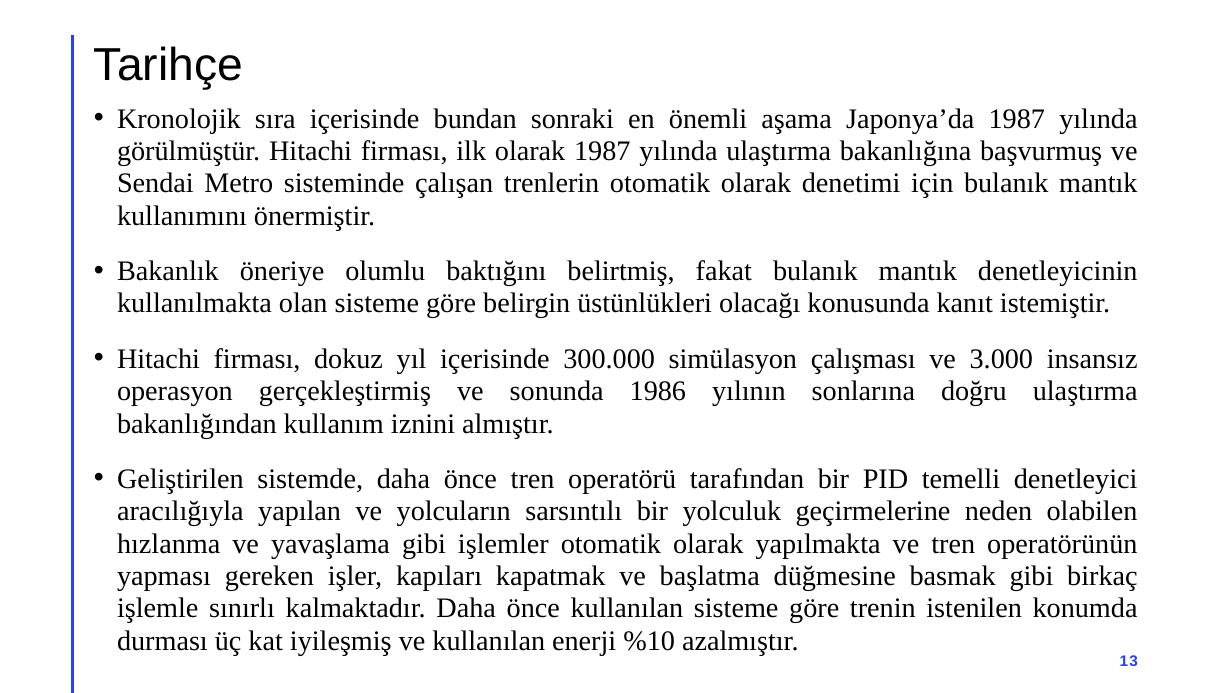
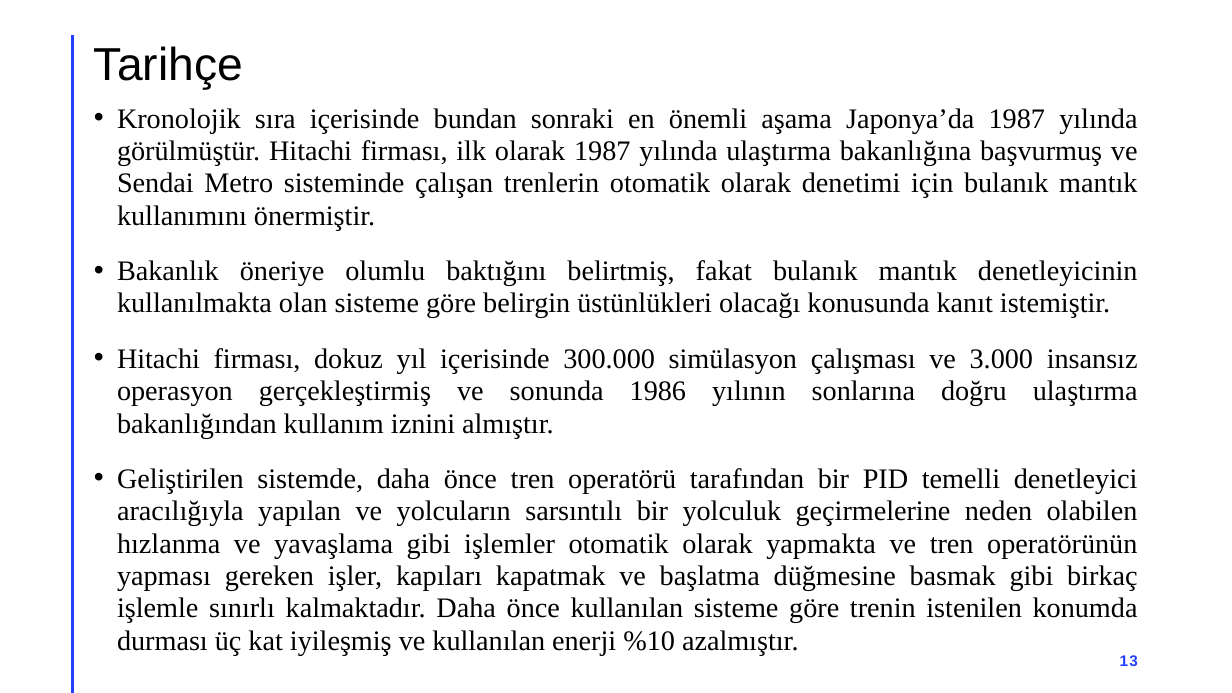
Before and after one commit to akaraci/Ileri-Bulanik-Mantik, a slide deck: slide 13 of Hafta-1.pptx. Drawn at 1232x693 pixels with LibreOffice and Linux fonts; fonts in the diff are those of the drawing. Boxes give left, top, right and bottom in pixels: in the first picture for what was removed or moved away, otherwise in the second. Text is boxed around its words. In the diff, an @@ line names an element or a change of style, - is before the commit and + after.

```diff
--- a/Hafta-1.pptx
+++ b/Hafta-1.pptx
@@ text at (x1=117, y1=468, x2=1138, y2=623): text changed @@
-• Geliştirilen sistemde, daha önce tren operatörü tarafından bir PID temelli denetleyici aracılığıyla yapılan ve yolcuların sarsıntılı bir yolculuk geçirmelerine neden olabilen hızlanma ve yavaşlama gibi işlemler otomatik olarak yapılmakta ve tren operatörünün yapması gereken işler, kapıları kapatmak ve başlatma düğmesine basmak gibi birkaç işlemle sınırlı kalmaktadır. Daha önce kullanılan sisteme göre trenin istenilen konumda durması üç kat iyileşmiş ve kullanılan enerji %10 azalmıştır.
+• Geliştirilen sistemde, daha önce tren operatörü tarafından bir PID temelli denetleyici aracılığıyla yapılan ve yolcuların sarsıntılı bir yolculuk geçirmelerine neden olabilen hızlanma ve yavaşlama gibi işlemler otomatik olarak yapmakta ve tren operatörünün yapması gereken işler, kapıları kapatmak ve başlatma düğmesine basmak gibi birkaç işlemle sınırlı kalmaktadır. Daha önce kullanılan sisteme göre trenin istenilen konumda durması üç kat iyileşmiş ve kullanılan enerji %10 azalmıştır.
```
Also in this commit, not shown: 15 other slides changed, 2 slides removed, 2 other files.
